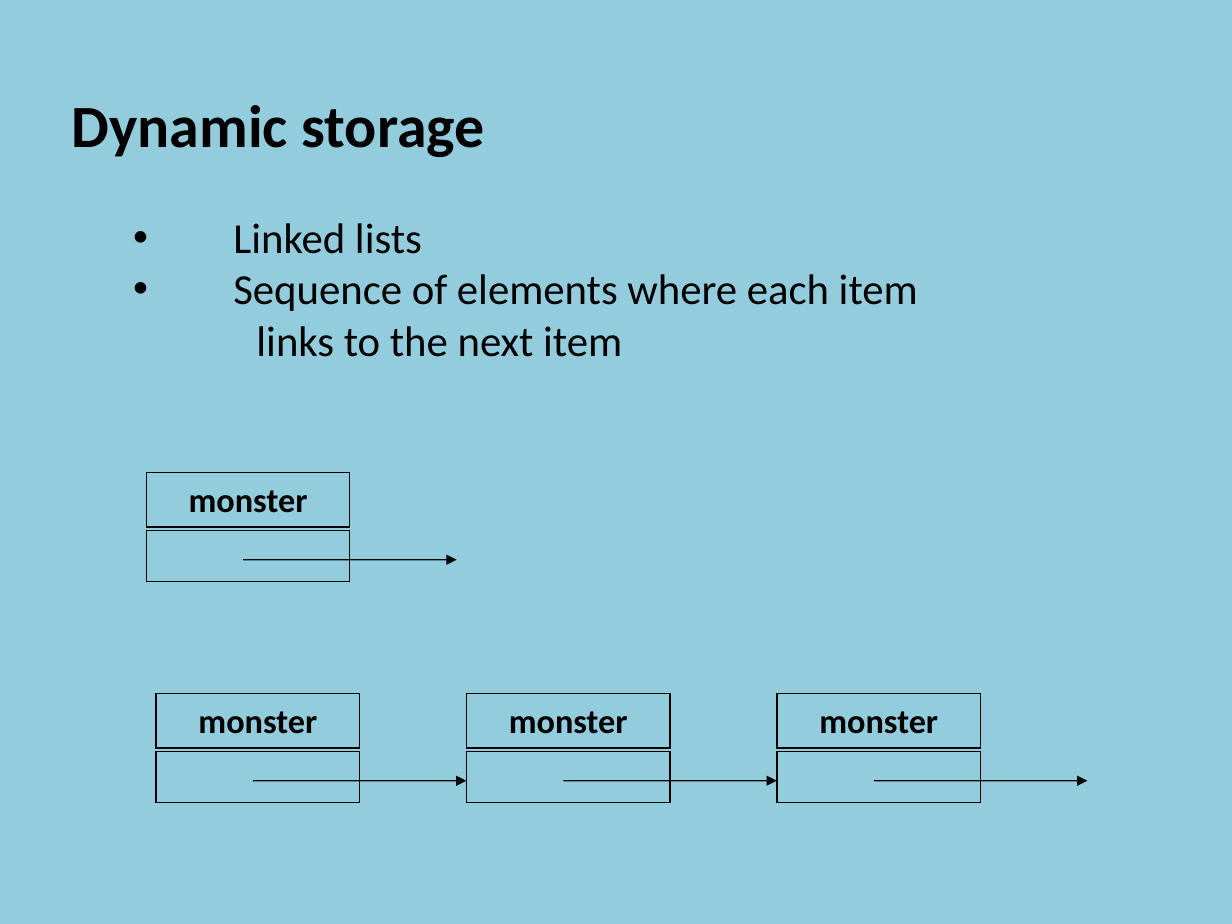
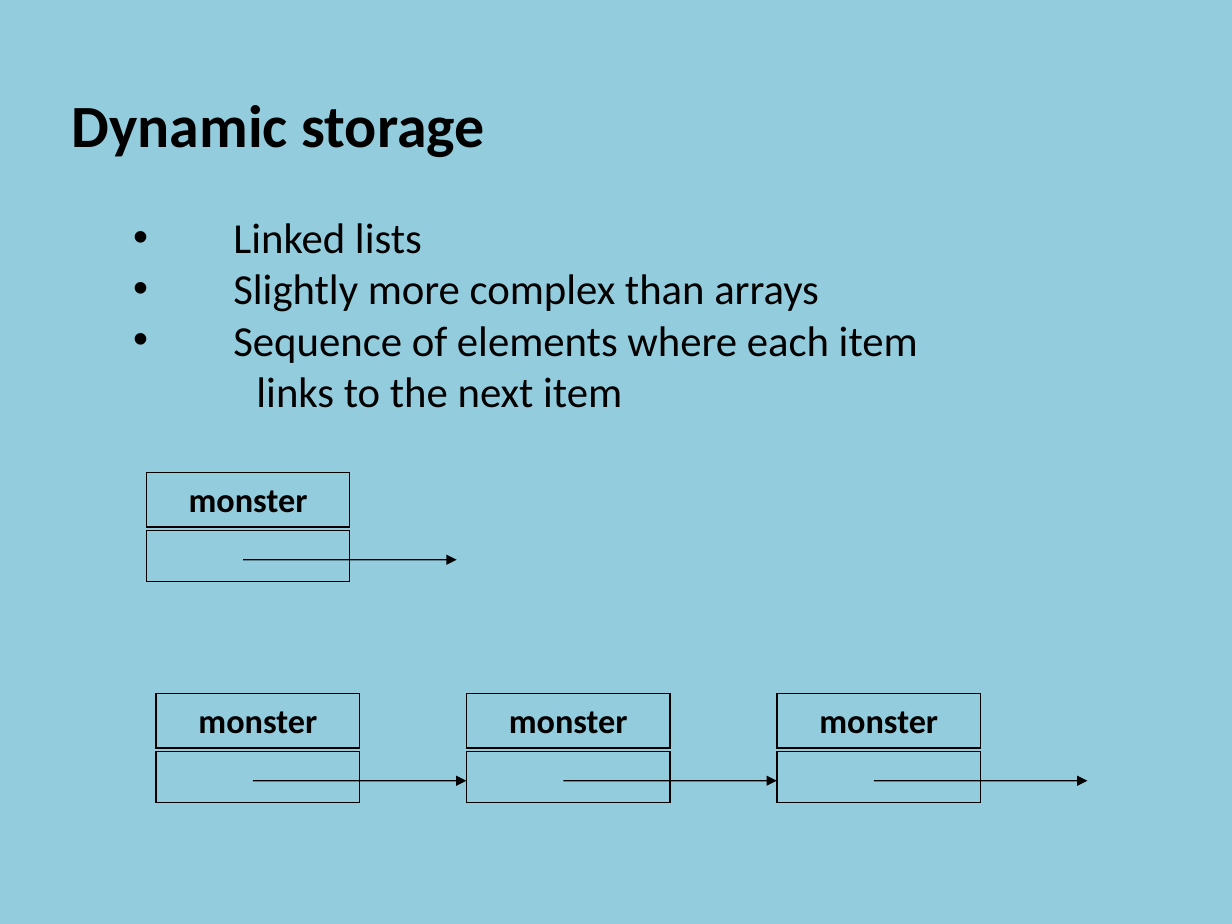
Before and after one commit to szetko/course-materials, a slide deck: slide 4 of Programming 4/03.1 Linked Lists/03.1 Linked Lists.pptx. Drawn at 1232x924 pixels with LibreOffice and Linux fonts; fonts in the diff are those of the drawing. Boxes give left, top, right and bottom in pixels: in the first picture for what was removed or moved away, otherwise in the second. Text is boxed around its words. In the diff, an @@ line names an element or a change of style, - is before the commit and + after.

```diff
--- a/Programming 4/03.1 Linked Lists/03.1 Linked Lists.pptx
+++ b/Programming 4/03.1 Linked Lists/03.1 Linked Lists.pptx
@@ text at (233,274,819,312): paragraph added @@
+    • Slightly more complex than arrays
```
Also in this commit, not shown: 5 other slides changed.
